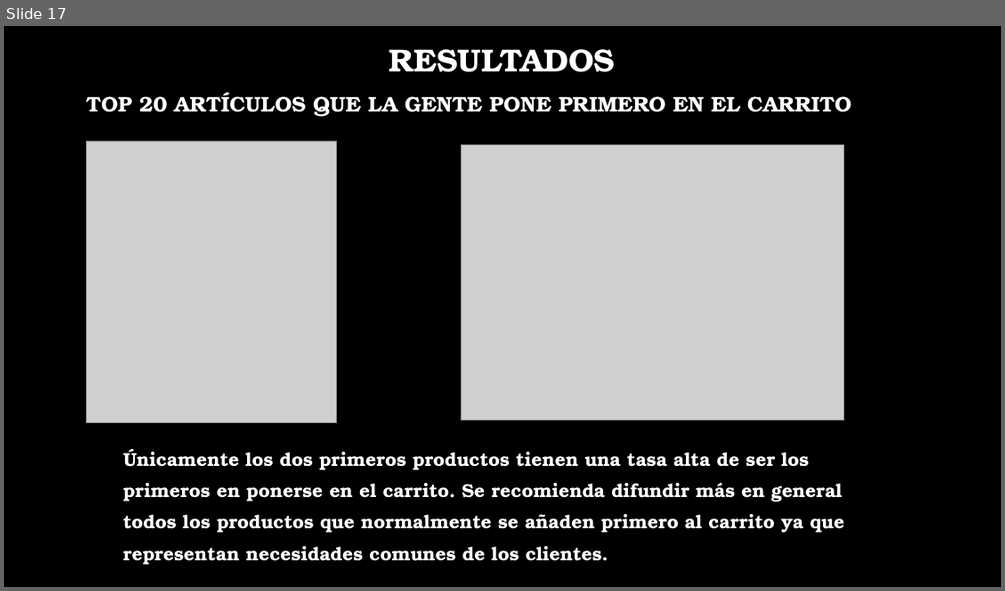
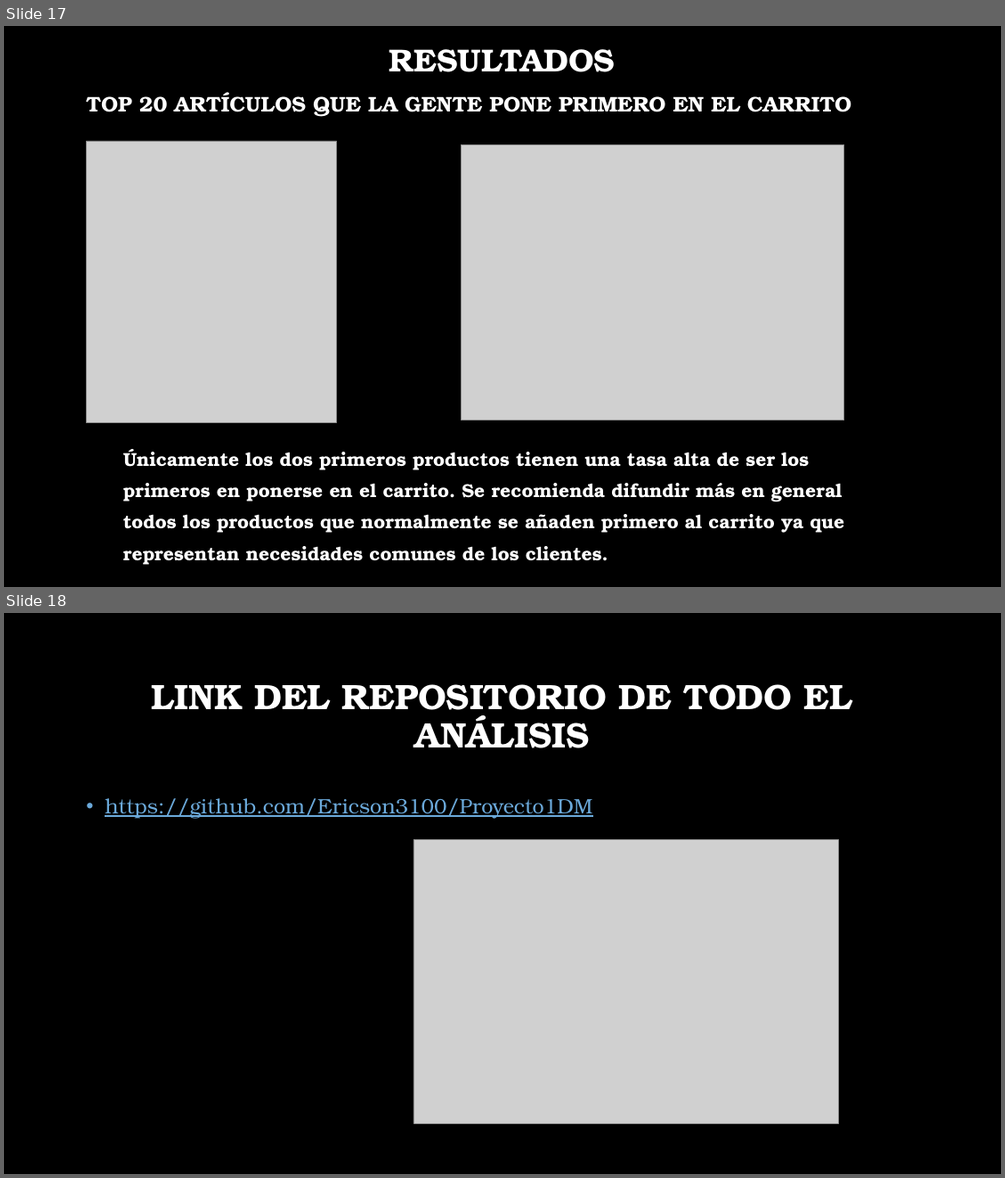
Before and after one commit to Ericson3100/Proyecto1DM, a slide deck: docs/Data_Mining_Proyecto1_Presentacion.pptx. Shown one above the other, each under a label of ours: slide 17 before the commit, slides 17 and 18 after it. The pictures are 1005x591 and 1005x1178 pixels, drawn with LibreOffice and Linux fonts; fonts in the diff are those of the drawing; grey boxes stand for pictures; background and template pictures are left out. Boxes give left, top, right and bottom in pixels: in the first picture for what was removed or moved away, otherwise in the second. Text is boxed around its words. In the diff, an @@ line names an element or a change of style, - is before the commit and + after.

Commit message:
COMMIT FINAL, AÑADIENDO LINK A PRESENTACIÓN

```diff
--- a/docs/Data_Mining_Proyecto1_Presentacion.pptx
+++ b/docs/Data_Mining_Proyecto1_Presentacion.pptx
@@ slide 18 added at <box>4,613,1001,1174</box>, background picture (left out) @@
@@ title added at <box>152,684,852,748</box>, 34 pt, text #FFFFFF, bold @@
+LINK DEL REPOSITORIO DE TODO EL ANÁLISIS
@@ text added at <box>105,798,592,819</box>, 20 pt, text #6BA9DA, underline @@
+• https://github.com/Ericson3100/Proyecto1DM
@@ picture added at <box>413,840,839,1123</box> @@
```
Also in this commit, not shown: 1 other file.
